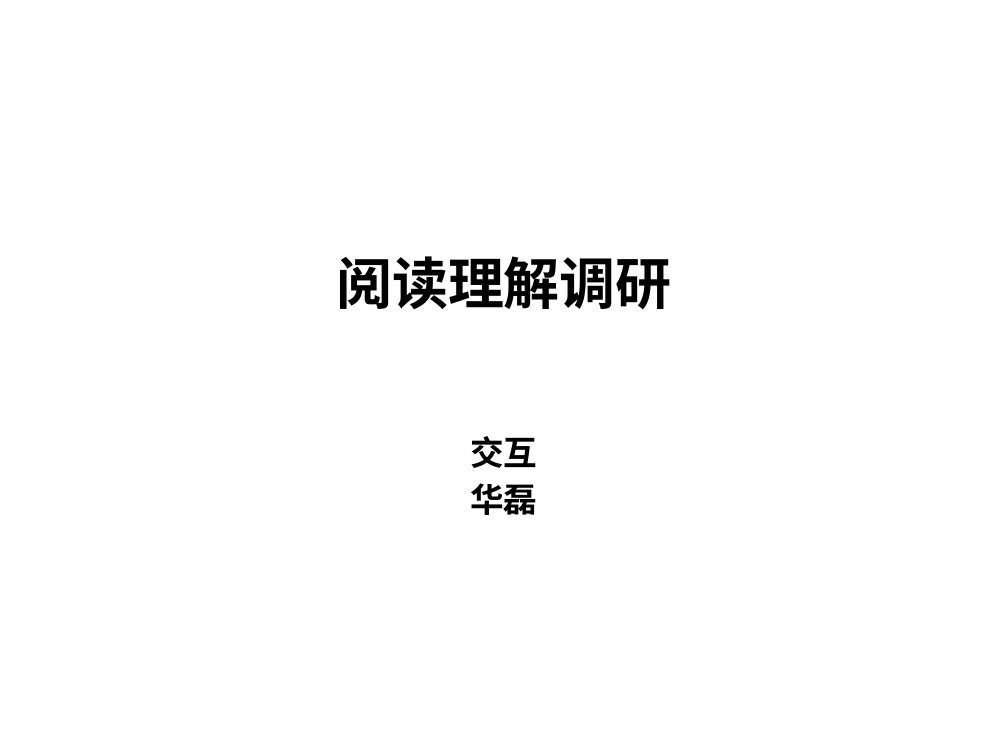
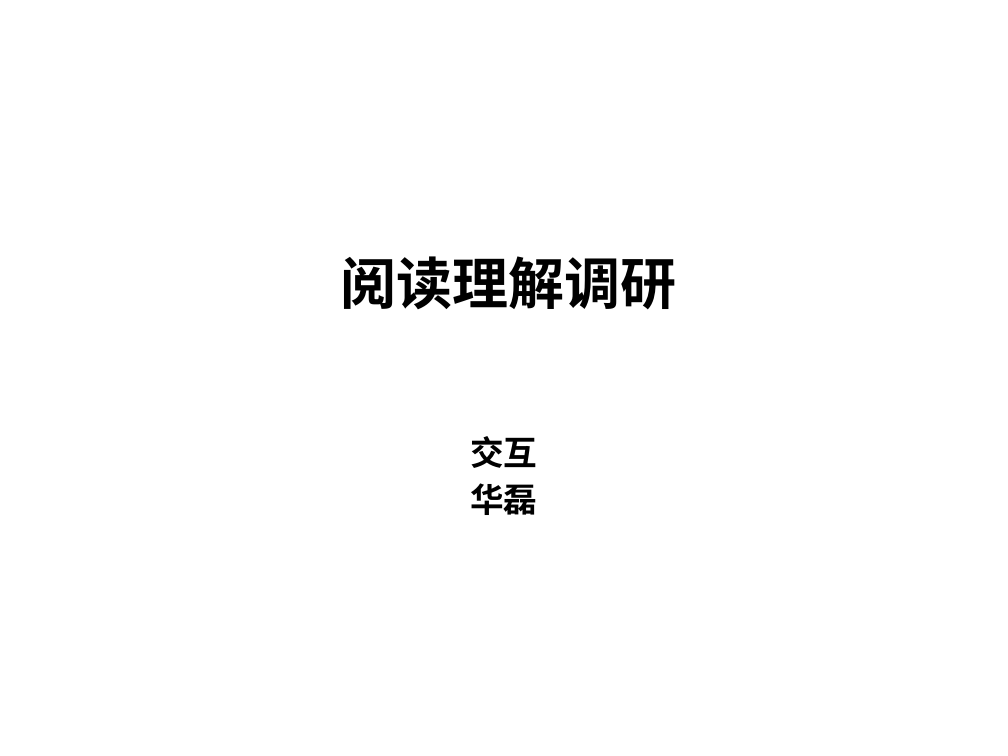
Before and after one commit to coddinglxf/readcomprehension, a slide deck: slide 1 of Reading Comprehensive.pptx. Drawn at 1008x756 pixels with LibreOffice and Linux fonts; fonts in the diff are those of the drawing. Boxes give left, top, right and bottom in pixels: in the first picture for what was removed or moved away, otherwise in the second. Text is boxed around its words. In the diff, an @@ line names an element or a change of style, - is before the commit and + after.

```diff
--- a/Reading Comprehensive.pptx
+++ b/Reading Comprehensive.pptx
@@ title "阅读理解调研" moved from (x1=336, y1=256, x2=672, y2=309) to (x1=341, y1=256, x2=677, y2=309) @@
```
Also in this commit, not shown: 11 other slides changed, 4 slides added, 1 slide removed, 4 other files.
